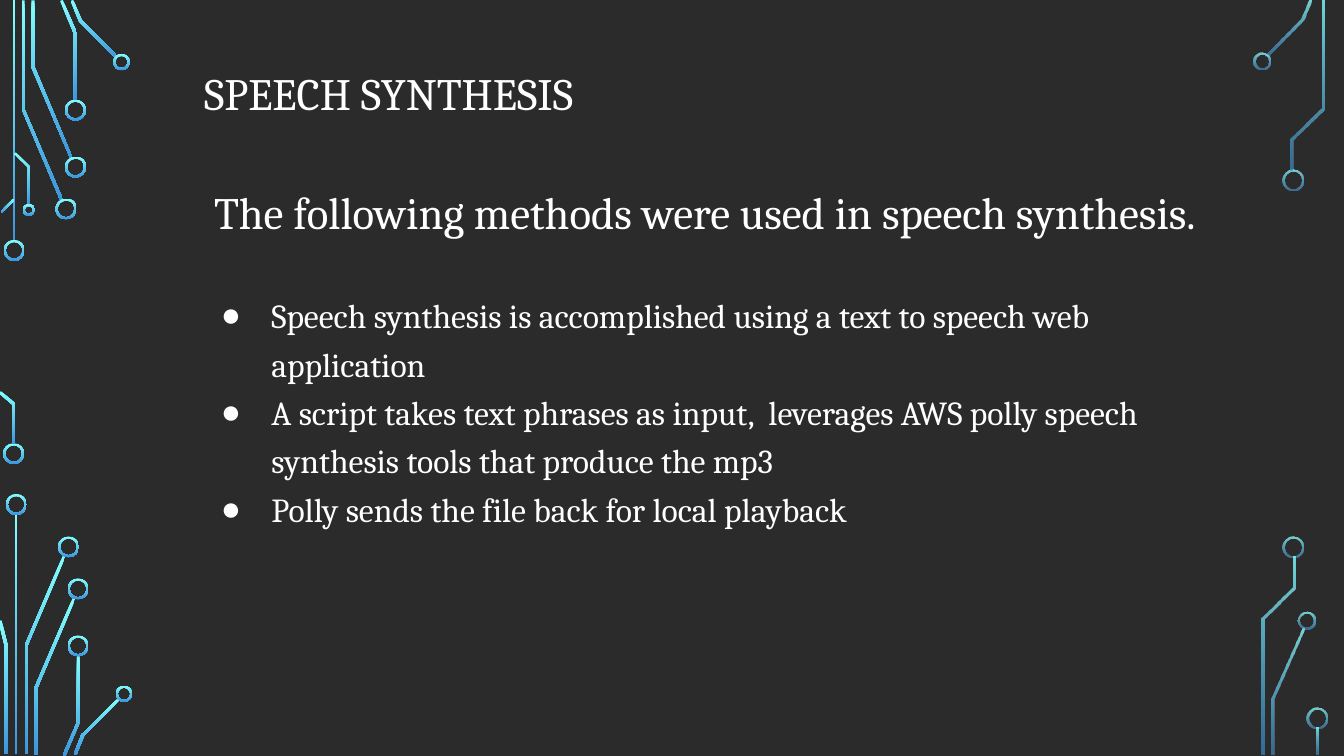
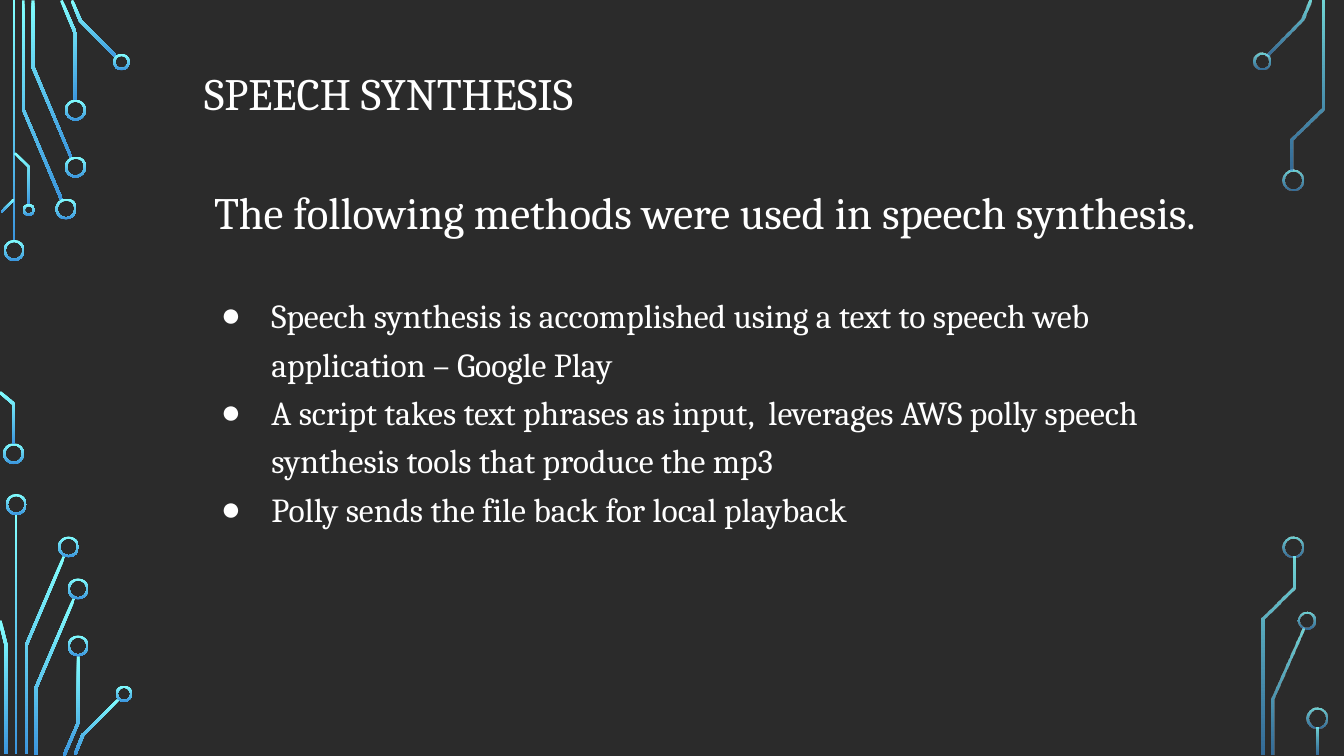
Before and after one commit to DrFoz/ECE478, a slide deck: slide 4 of ECE478_Einstein_Turtlebot_Team6_Project_1/Einstein_Turtlebot_Presentaion.pptx. Drawn at 1344x756 pixels with LibreOffice and Linux fonts; fonts in the diff are those of the drawing; background and template pictures are left out; a plain dark background stands for a picture behind light text. Boxes give left, top, right and bottom in pixels: in the first picture for what was removed or moved away, otherwise in the second. Text is boxed around its words. In the diff, an @@ line names an element or a change of style, - is before the commit and + after.

```diff
--- a/ECE478_Einstein_Turtlebot_Team6_Project_1/Einstein_Turtlebot_Presentaion.pptx
+++ b/ECE478_Einstein_Turtlebot_Team6_Project_1/Einstein_Turtlebot_Presentaion.pptx
@@ text at [271,304,1089,385]: text changed @@
-● Speech synthesis is accomplished using a text to speech web application
+● Speech synthesis is accomplished using a text to speech web application – Google Play
```
Also in this commit, not shown: 4 other slides changed, 1 other file.
